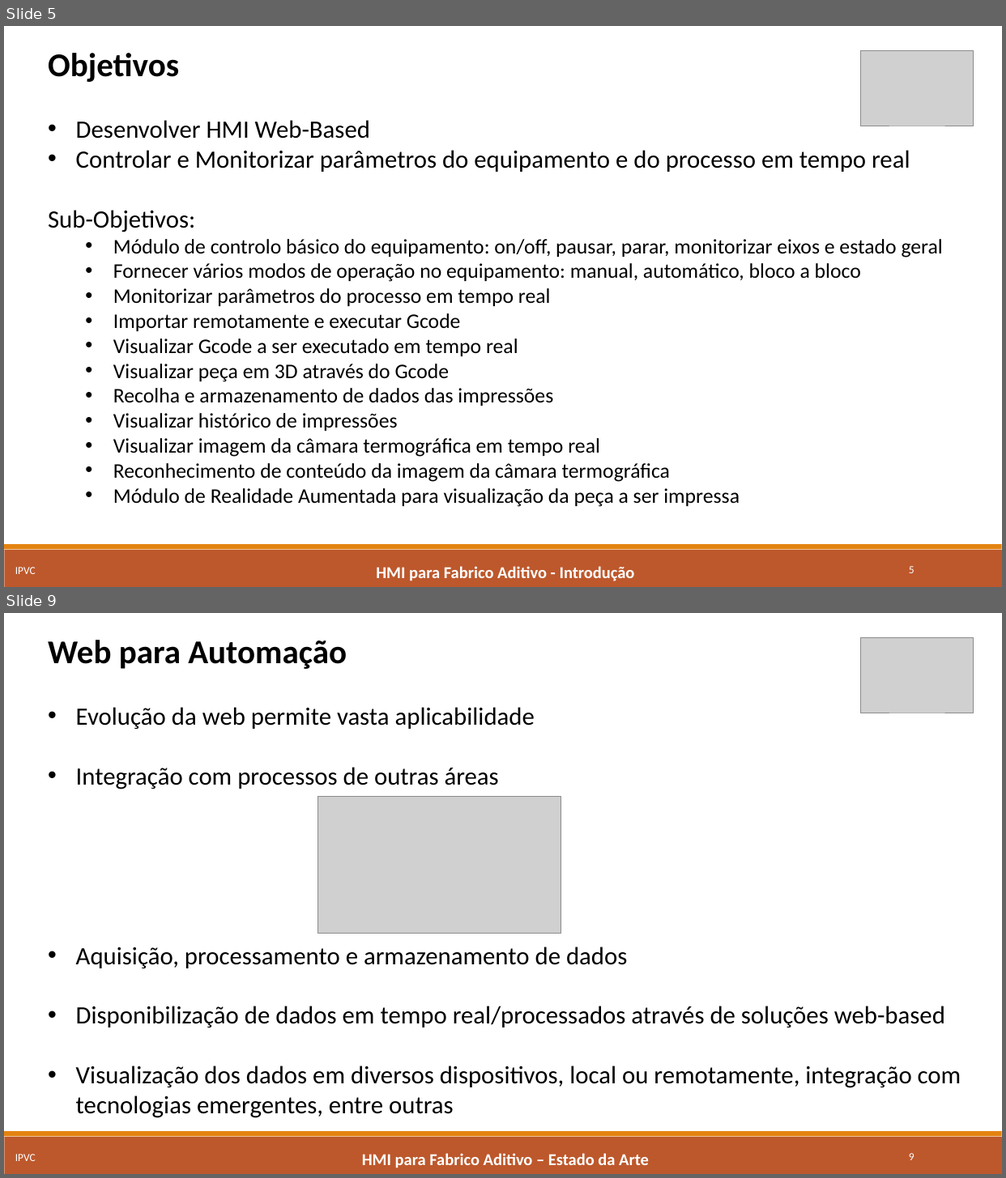
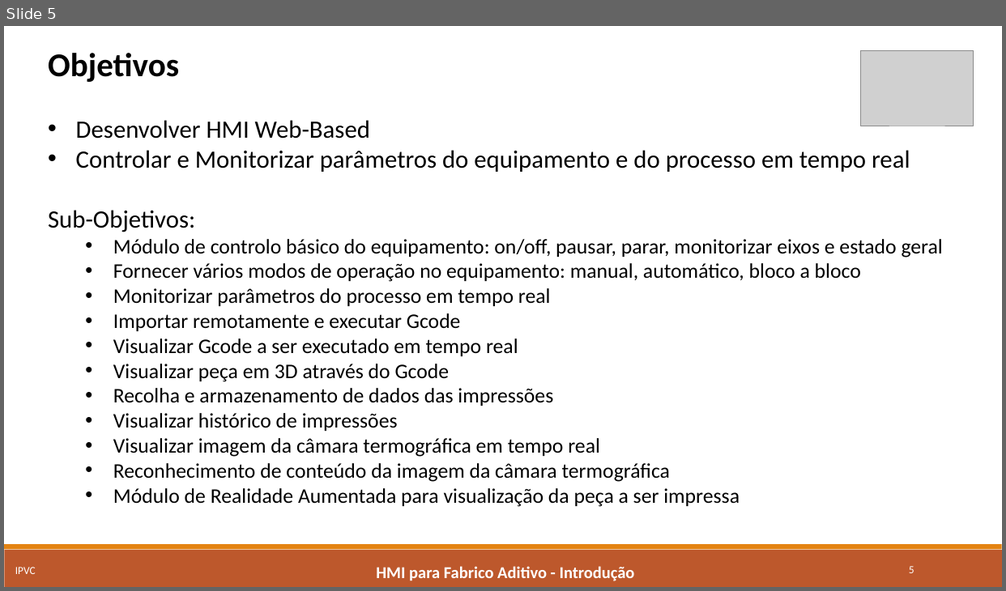
Before and after one commit to marcorlsrodrigues/projeto, a slide deck: Apresentacao_Final_MarcoRodrigues4652.pptx. Shown one above the other, each under a label of ours: slides 5 and 9 before the commit, slide 5 after it; the slides between them are not shown. The pictures are 1006x1178 and 1006x591 pixels, drawn with LibreOffice and Linux fonts; fonts in the diff are those of the drawing; grey boxes stand for pictures. Boxes give left, top, right and bottom in pixels: in the first picture for what was removed or moved away, otherwise in the second. Text is boxed around its words. In the diff, an @@ line names an element or a change of style, - is before the commit and + after.

```diff
--- a/Apresentacao_Final_MarcoRodrigues4652.pptx
+++ b/Apresentacao_Final_MarcoRodrigues4652.pptx
@@ slide 9 removed at (x1=4, y1=613, x2=1002, y2=1174), background #FFFFFF; not listed: 2 template elements that a slide beside it also shows @@
@@ text removed at (x1=48, y1=640, x2=961, y2=1118) @@
-Web para Automação
-• Evolução da web permite vasta aplicabilidade
-• Integração com processos de outras áreas
-• Aquisição, processamento e armazenamento de dados
-• Disponibilização de dados em tempo real/processados através de soluções web-based
-• Visualização dos dados em diversos dispositivos, local ou remotamente, integração com tecnologias emergentes, entre outras
@@ picture removed at (x1=861, y1=637, x2=974, y2=713) @@
@@ picture removed at (x1=317, y1=796, x2=561, y2=934) @@
@@ text removed at (x1=15, y1=1154, x2=36, y2=1161) @@
-IPVC
@@ text removed at (x1=362, y1=1153, x2=649, y2=1169) @@
-HMI para Fabrico Aditivo – Estado da Arte
@@ page number removed at (x1=909, y1=1153, x2=914, y2=1161) @@
-9
```
Also in this commit, not shown: 3 slides changed, 2 slides added, 9 other slides removed.
